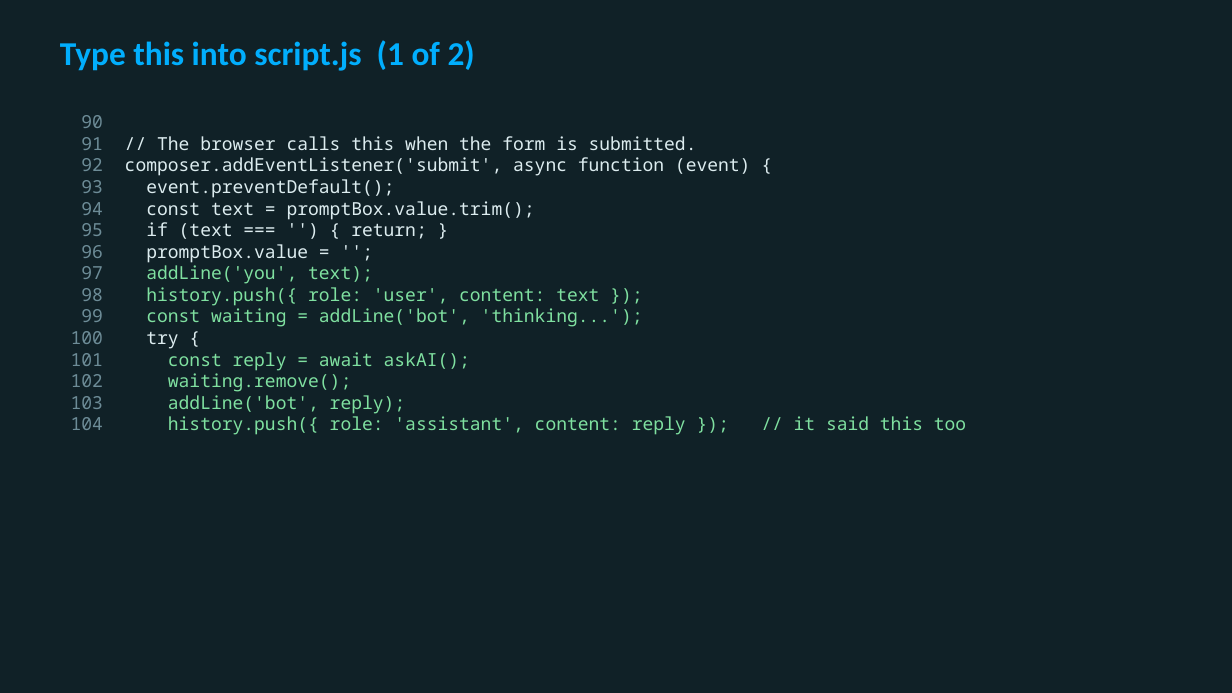
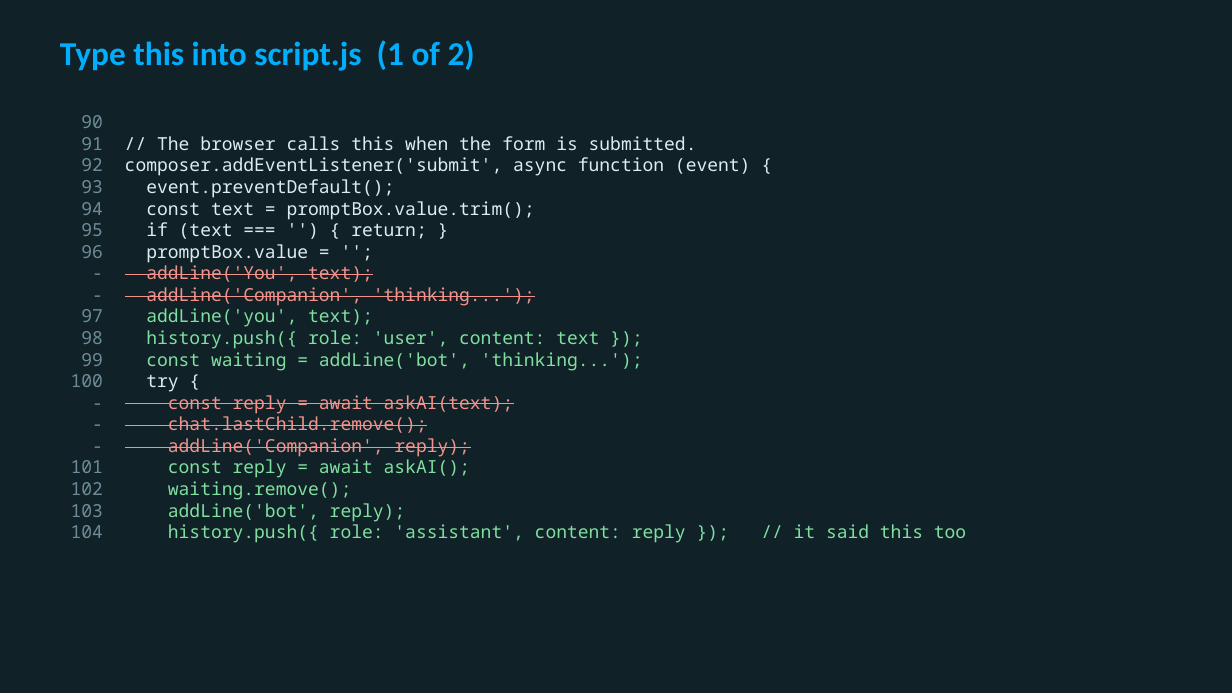
Before and after one commit to utgapps/utgapps.github.io, a slide deck: slide 8 of ai101/slides/week-07.pptx. Drawn at 1232x693 pixels with LibreOffice and Linux fonts; fonts in the diff are those of the drawing. Boxes give left, top, right and bottom in pixels: in the first picture for what was removed or moved away, otherwise in the second. Text is boxed around its words. In the diff, an @@ line names an element or a change of style, - is before the commit and + after.

```diff
--- a/ai101/slides/week-07.pptx
+++ b/ai101/slides/week-07.pptx
@@ text at (146,265,535,306): paragraphs added @@
+- addLine('You', text);
+- addLine('Companion', 'thinking...');
@@ text at (168,395,513,457): paragraphs added @@
+- const reply = await askAI(text);
+- chat.lastChild.remove();
+- addLine('Companion', reply);
```
Also in this commit, not shown: 6 other slides changed, 36 other files.
